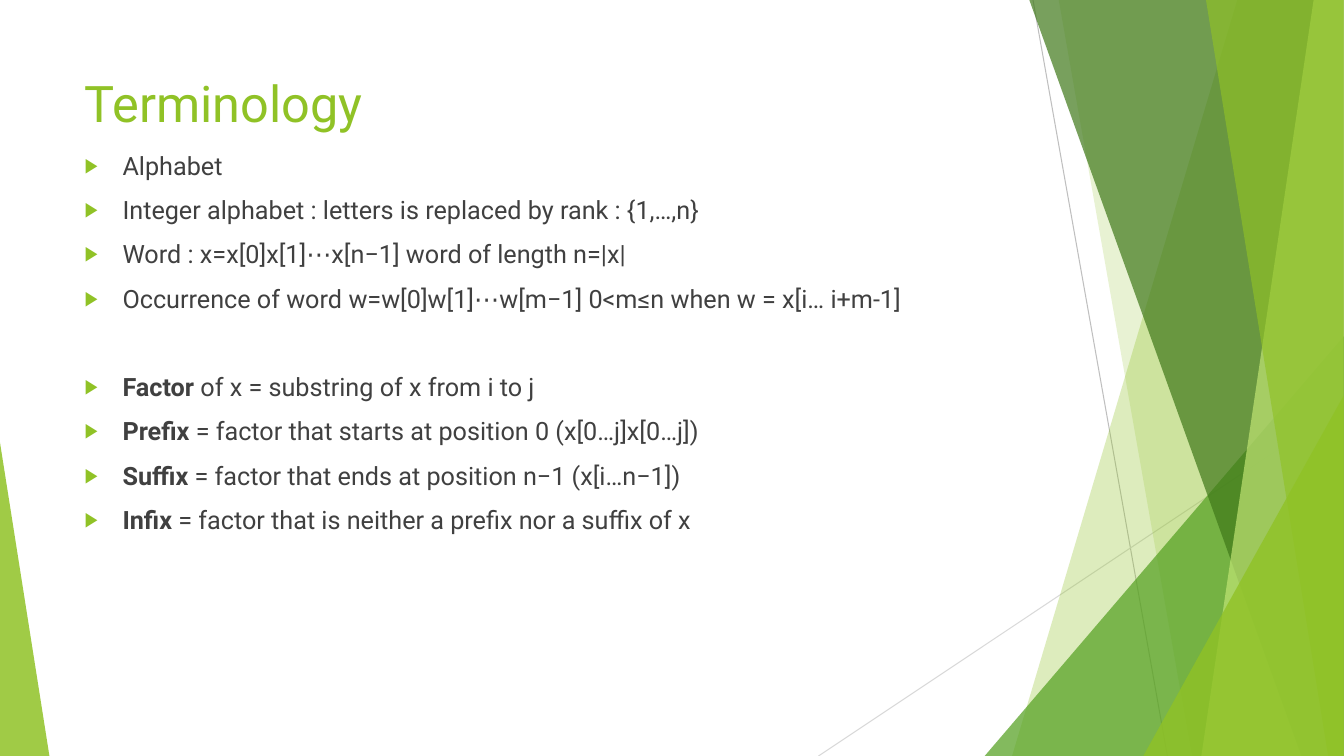
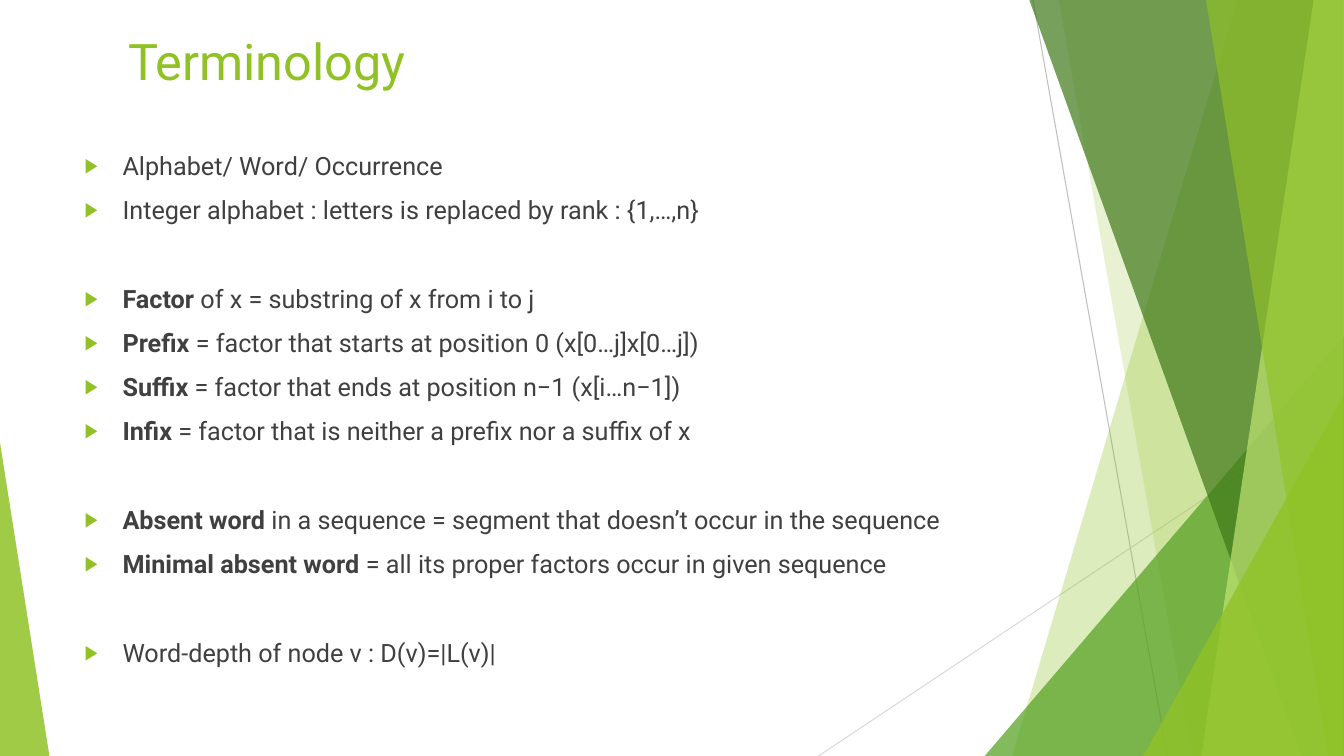
Before and after one commit to ciortanmadalina/BioinfoSem2, a slide deck: slide 3 of algo/Optimal computation of avoided words.pptx. Drawn at 1344x756 pixels with LibreOffice and Linux fonts; fonts in the diff are those of the drawing. Boxes give left, top, right and bottom in pixels: in the first picture for what was removed or moved away, otherwise in the second. Text is boxed around its words. In the diff, an @@ line names an element or a change of style, - is before the commit and + after.

Commit message:
presentation

```diff
--- a/algo/Optimal computation of avoided words.pptx
+++ b/algo/Optimal computation of avoided words.pptx
@@ title "Terminology": place and size @@
-title "Terminology" at [85, 84, 362, 133]
+title "Terminology" at [128, 42, 405, 91]
@@ text at [123, 156, 443, 180]: text changed @@
-▶ Alphabet
+▶ Alphabet/ Word/ Occurrence
@@ text at [123, 242, 901, 312]: paragraphs removed @@
-▶ Word : x=x[0]x[1]⋯x[n−1] word of length n=|x|
-▶ Occurrence of word w=w[0]w[1]⋯w[m−1] 0<m≤n when w = x[i… i+m-1]
@@ text at [123, 510, 939, 668]: paragraphs added @@
+▶ Absent word in a sequence = segment that doesn’t occur in the sequence
+▶ Minimal absent word = all its proper factors occur in given sequence
+▶ Word-depth of node v : D(v)=|L(v)|
```
Also in this commit, not shown: 8 other slides changed, 2 slides added, 2 slides removed.
